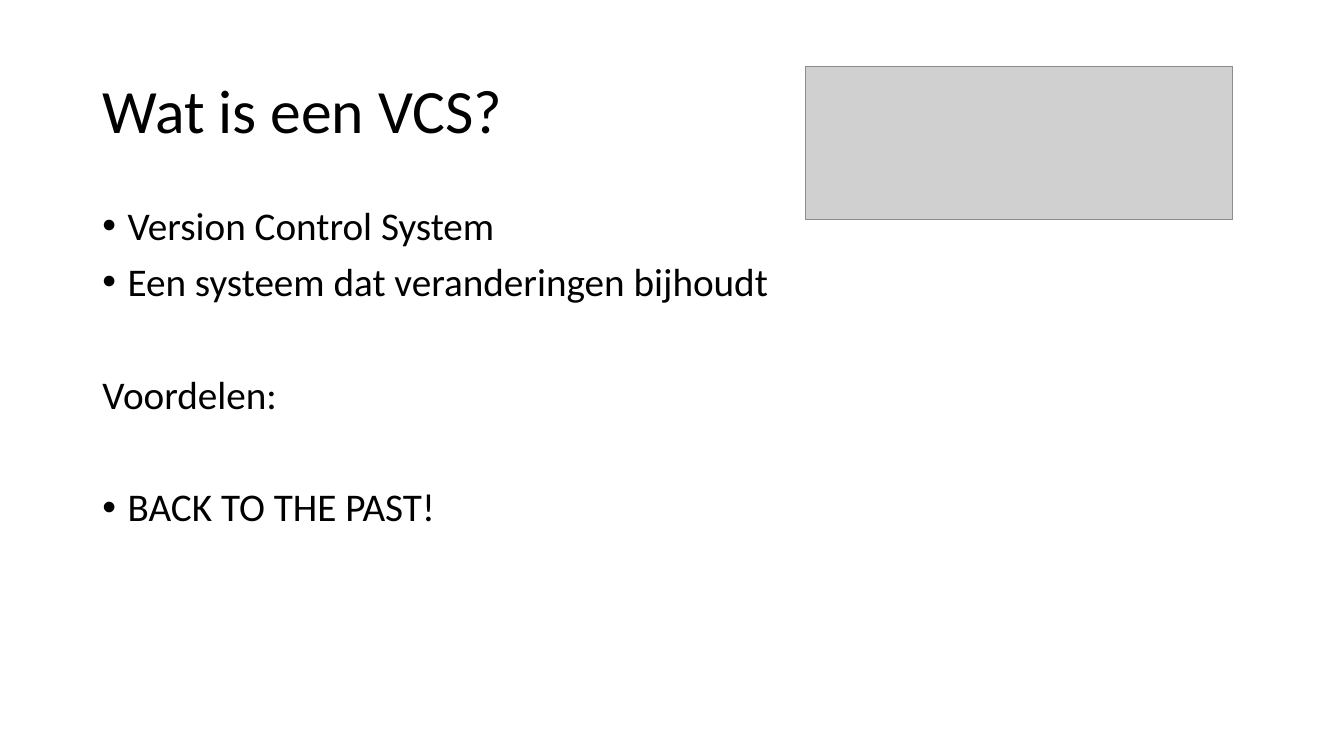
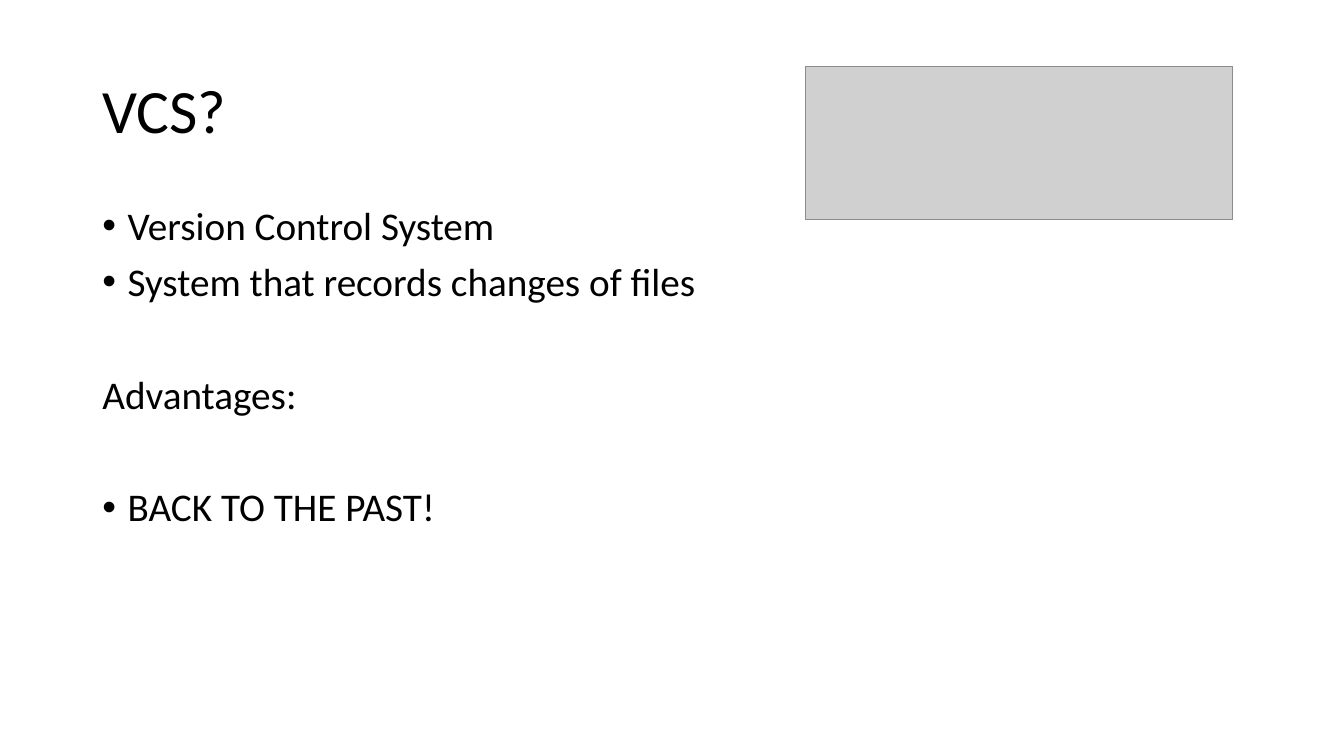
Before and after one commit to tomovermeers/MyFirstGitProject, a slide deck: slide 2 of GIT.pptx. Drawn at 1344x756 pixels with LibreOffice and Linux fonts; fonts in the diff are those of the drawing; grey boxes stand for pictures. Boxes give left, top, right and bottom in pixels: in the first picture for what was removed or moved away, otherwise in the second. Text is boxed around its words. In the diff, an @@ line names an element or a change of style, - is before the commit and + after.

```diff
--- a/GIT.pptx
+++ b/GIT.pptx
@@ title at <box>102,91,226,134</box>: text changed @@
-Wat is een VCS?
+VCS?
@@ text at <box>102,268,696,416</box>: text changed @@
-• Een systeem dat veranderingen bijhoudt
-Voordelen:
+• System that records changes of files
+Advantages:
```
Also in this commit, not shown: 10 other slides changed, 3 slides added, 1 other file.
